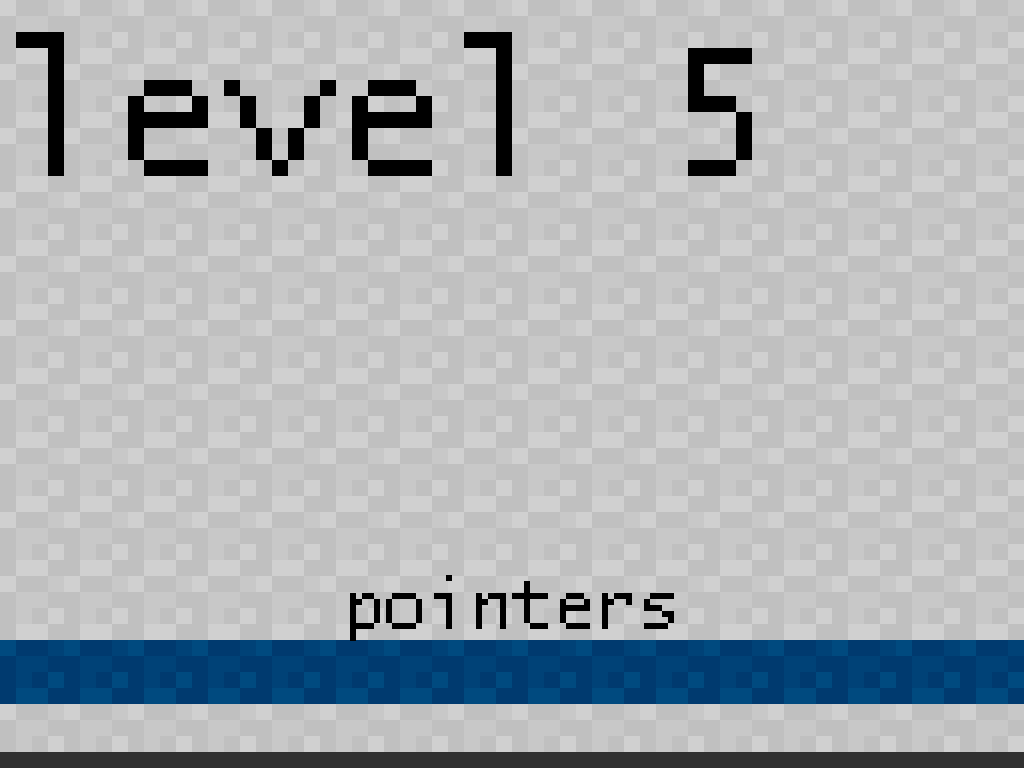
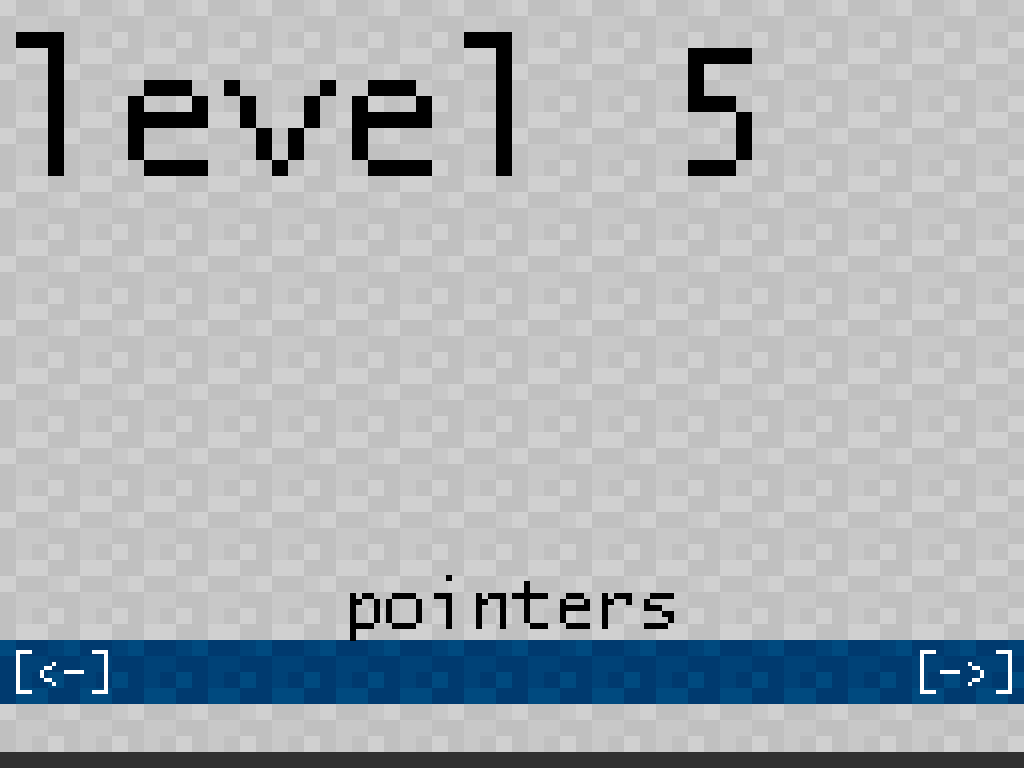
Layer changes from the first 1024px x 768px image to the second:
added layer "left arrow" above "right arrow" over [16, 650, 108, 694]
added layer "right arrow" above "Floor" over [920, 650, 1012, 694]
